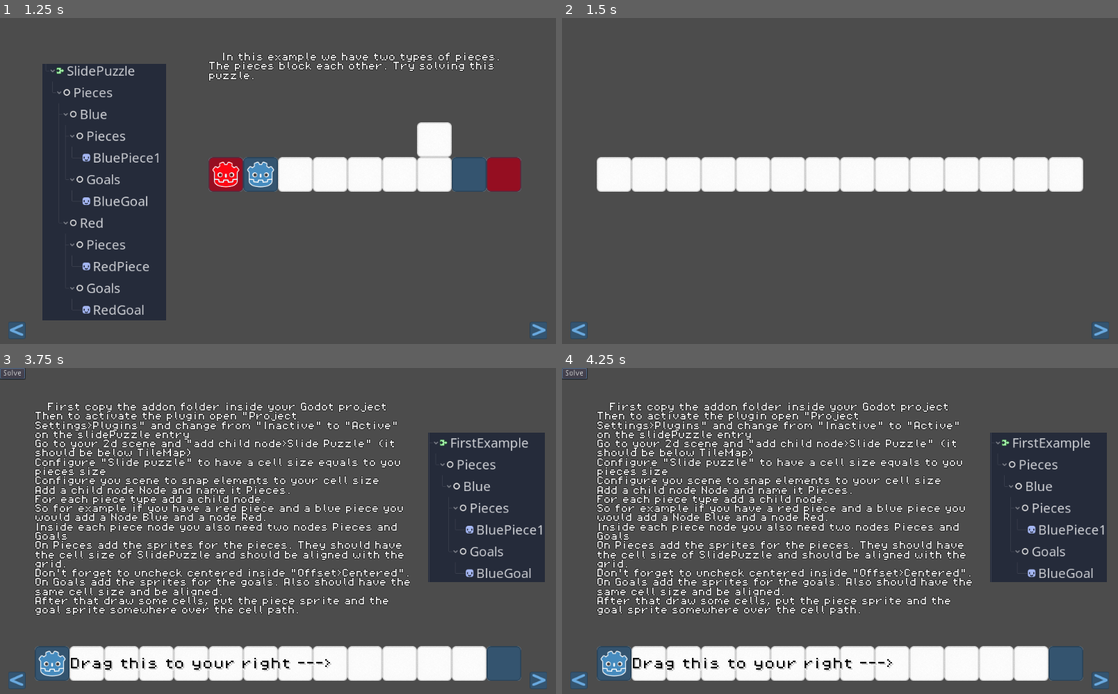
Above: before the commit, frames 1-4 (two rows, left to right).
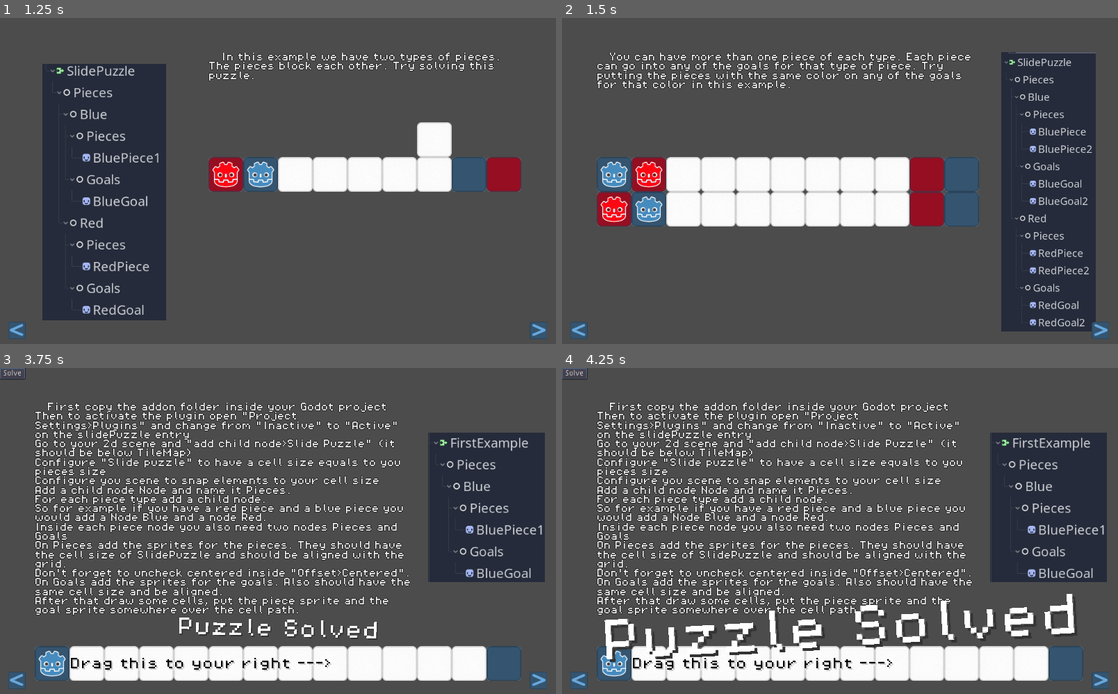
Above: after the commit, the same moments.

Repository: beothorn/slidePuzzle
Game: Godot game, scene res://SlidePuzzleDemo.tscn
Same seed, same stepped clock (60 frames per second), same inputs: the game is played once before the commit and once after it.
Inputs (mouse positions are in pixels of both pictures, inside the frame that each line leads up to):
- Up to frame 1 (1.25 s): click (539, 330) at 0.5 s
- Up to frame 2 (1.5 s): click (1101, 330) at 1.25 s
- Up to frame 3 (3.75 s): click (16, 680) at 2 s; click (16, 680) at 2.75 s; click "Solve" at 3.5 s
- Up to frame 4 (4.25 s): no input

Frame 1 is identical in both runs. In frame 2, 27% of the frame differs, in the area x 6-96%, y 10-97%; in frame 3, 0.7%; in frame 4, 3.7%.

Commit message:
Slide 3 done

Diff:
--- a/SlidePuzzleDemo.tscn
+++ b/SlidePuzzleDemo.tscn
@@ -13,6 +13,7 @@
 [ext_resource path="res://assets/redGoal.png" type="Texture" id=11]
 [ext_resource path="res://assets/SimplestPuzzleExample.png" type="Texture" id=12]
 [ext_resource path="res://assets/RedBluePieceExample.png" type="Texture" id=13]
+[ext_resource path="res://assets/RedBluePieceTypesExample.png" type="Texture" id=14]
 
 [sub_resource type="DynamicFont" id=1]
 size = 64
@@ -256,10 +257,21 @@
 
 [node name="Slide3" type="Node" parent="."]
 
+[node name="Slide3Text" type="RichTextLabel" parent="Slide3"]
+margin_left = 2112.0
+margin_top = 64.0
+margin_right = 2816.0
+margin_bottom = 192.0
+custom_fonts/normal_font = SubResource( 3 )
+text = "   You can have more than one piece of each type. Each piece can go into any of the goals for that type of piece. Try putting the pieces with the same color on any of the goals for that color in this example."
+__meta__ = {
+"_edit_use_anchors_": false
+}
+
 [node name="SlidePuzzle" type="TileMap" parent="Slide3"]
 tile_set = ExtResource( 2 )
 format = 1
-tile_data = PoolIntArray( 262177, 0, 0, 262178, 0, 0, 262179 …(80 unchanged characters)… 2185, 0, 0, 262186, 0, 0, 262187, 0, 0, 262188, 0, 0, 262189, 0, 0, 262190, 0, 0 )
+tile_data = PoolIntArray( 262177, 0, 0, 262178, 0, 0, 262179 …(80 unchanged characters)… 2185, 0, 0, 262186, 0, 0, 262187, 0, 0, 327713, 0, 0, 327714, 0, 0, 327715, 0, 0, 327716, 0, 0, 327717, 0, 0, 327718, 0, 0, 327719, 0, 0, 327720, 0, 0, 327721, 0, 0, 327722, 0, 0, 327723, 0, 0 )
 script = ExtResource( 1 )
 
 [node name="Pieces" type="Node" parent="Slide3/SlidePuzzle"]
@@ -268,14 +280,64 @@
 
 [node name="Pieces" type="Node" parent="Slide3/SlidePuzzle/Pieces/Blue"]
 
+[node name="BluePiece" type="Sprite" parent="Slide3/SlidePuzzle/Pieces/Blue/Pieces"]
+position = Vector2( 2112, 256 )
+z_index = 1
+texture = ExtResource( 3 )
+centered = false
+
+[node name="BluePiece2" type="Sprite" parent="Slide3/SlidePuzzle/Pieces/Blue/Pieces"]
+position = Vector2( 2176, 320 )
+z_index = 1
+texture = ExtResource( 3 )
+centered = false
+
 [node name="Goals" type="Node" parent="Slide3/SlidePuzzle/Pieces/Blue"]
 
+[node name="BlueGoal" type="Sprite" parent="Slide3/SlidePuzzle/Pieces/Blue/Goals"]
+position = Vector2( 2752, 256 )
+texture = ExtResource( 4 )
+centered = false
+
+[node name="BlueGoal2" type="Sprite" parent="Slide3/SlidePuzzle/Pieces/Blue/Goals"]
+position = Vector2( 2752, 320 )
+texture = ExtResource( 4 )
+centered = false
+
 [node name="Red" type="Node" parent="Slide3/SlidePuzzle/Pieces"]
 
 [node name="Pieces" type="Node" parent="Slide3/SlidePuzzle/Pieces/Red"]
 
+[node name="RedPiece" type="Sprite" parent="Slide3/SlidePuzzle/Pieces/Red/Pieces"]
+position = Vector2( 2112, 320 )
+z_index = 1
+texture = ExtResource( 10 )
+centered = false
+
+[node name="RedPiece2" type="Sprite" parent="Slide3/SlidePuzzle/Pieces/Red/Pieces"]
+position = Vector2( 2176, 256 )
+z_index = 1
+texture = ExtResource( 10 )
+centered = false
+
 [node name="Goals" type="Node" parent="Slide3/SlidePuzzle/Pieces/Red"]
+
+[node name="RedGoal" type="Sprite" parent="Slide3/SlidePuzzle/Pieces/Red/Goals"]
+position = Vector2( 2688, 320 )
+texture = ExtResource( 11 )
+centered = false
+
+[node name="RedGoal2" type="Sprite" parent="Slide3/SlidePuzzle/Pieces/Red/Goals"]
+position = Vector2( 2688, 256 )
+texture = ExtResource( 11 )
+centered = false
+
+[node name="GodotNodeStructurePicture" type="Sprite" parent="Slide3"]
+position = Vector2( 2944, 320 )
+scale = Vector2( 0.793578, 0.798137 )
+texture = ExtResource( 14 )
 [connection signal="button_down" from="CanvasLayer/nextSlide" to="." method="_on_nextSlide_button_down"]
 [connection signal="button_down" from="CanvasLayer/previousSlide" to="." method="_on_previousSlide_button_down"]
 [connection signal="puzzle_solved" from="Slide1/FirstExample" to="." method="_on_puzzle_solved"]
 [connection signal="puzzle_solved" from="Slide2/SlidePuzzle" to="." method="_on_puzzle_solved"]
+[connection signal="puzzle_solved" from="Slide3/SlidePuzzle" to="." method="_on_puzzle_solved"]
Not shown: 1 places in SlidePuzzleDemo.tscn that only renumber resources
Binary file added: assets/RedBluePieceTypesExample.png
Not shown, added: assets/RedBluePieceTypesExample.png.import
